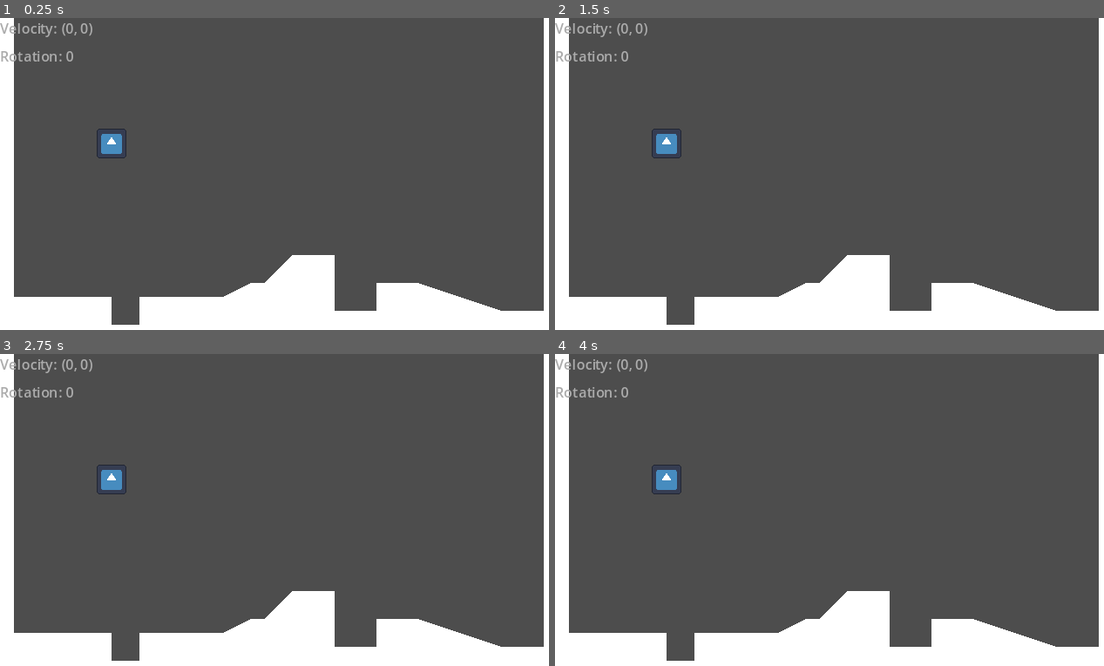
Above: before the commit, frames 1-4 (two rows, left to right).
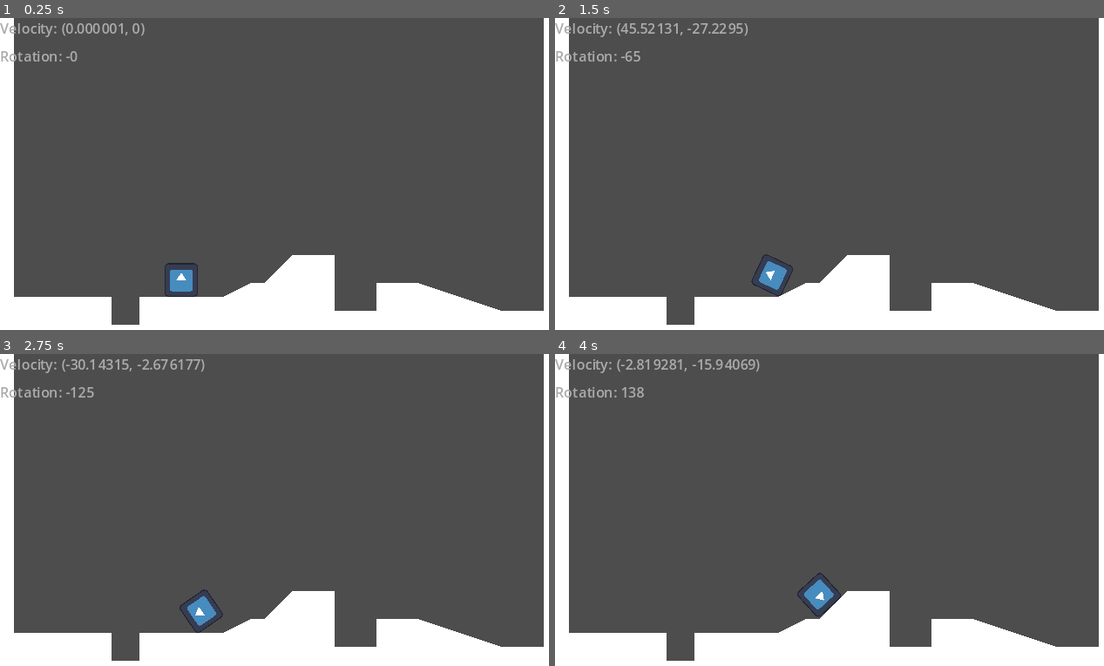
Above: after the commit, the same moments.

Repository: adachille/squaresy
Game: Godot game, scene res://scenes/game/world.tscn
Same seed, same stepped clock (60 frames per second), same inputs: the game is played once before the commit and once after it. The engine's default icon, where the game draws it, is replaced by a stand-in: a white triangle on a blue panel in a dark square.
Inputs:
- Up to frame 1 (0.25 s): no input
- Up to frame 2 (1.5 s): tap Enter (ui_accept) at 0.5, 0.6, 0.77, 1.07, 1.35 s; hold Right (ui_right) from 0.53 s (still down)
- Up to frame 3 (2.75 s): tap Enter (ui_accept) at 1.52, 1.82, 2.1 s; release Right (ui_right) at 2.03 s; hold Left (ui_left) from 2.03 s (still down)
- Up to frame 4 (4 s): release Left (ui_left) at 2.78 s; hold Right (ui_right) from 2.78 s (still down); tap Enter (ui_accept) at 2.85, 3.02, 3.32, 3.6, 3.77 s

The runs differ from the first frame. In frame 1, 0.9% of the frame differs, in the area x 12-37%, y 1-90%; in frame 2, 1.0%; in frame 3, 1.1%; in frame 4, 1.1%, in the area x 12-53%, y 1-85%.

Commit message:
Start working on rigid body movement

Diff:
--- a/scenes/_debug/info_layer.gd
+++ b/scenes/_debug/info_layer.gd
@@ -2,18 +2,18 @@
 
 @onready var player_velocity = $InfoBox/Velocity
 @onready var player_rotation = $InfoBox/Rotation
-@onready var player = $"../Player"
+#@onready var player = $"../Player"
+@onready var player = $"../RigidBodyPlayer"
 
-# Called when the node enters the scene tree for the first time.
 func _ready():
 	player_velocity.text = "Velocity: Not set."
 	player_rotation.text = "Rotation: Not set."
 	pass
 
 
-# Called every frame. 'delta' is the elapsed time since the previous frame.
-func _process(delta):
-	player_velocity.text = "Velocity: %s" % str(player.velocity)
+func _process(_delta):
+	#player_velocity.text = "Velocity: %s" % str(player.velocity)
+	player_velocity.text = "Velocity: %s" % str(player.linear_velocity)
 
 	var rotation_degrees = round(rad_to_deg(player.rotation))
 	player_rotation.text = "Rotation: %s" % str(rotation_degrees)
--- a/scenes/game/characters/player.tscn
+++ b/scenes/game/characters/player.tscn
@@ -1,12 +1,12 @@
 [gd_scene load_steps=3 format=3 uid="uid://c5v5y5g8xkh8h"]
 
-[ext_resource type="Script" path="res://scenes/player.gd" id="1_br6sg"]
+[ext_resource type="Script" path="res://scenes/game/characters/player.gd" id="1_fdqop"]
 [ext_resource type="Texture2D" uid="uid://185v2blpij81" path="res://assets/sprites/icon.svg" id="2_vfijs"]
 
 [node name="Player" type="CharacterBody2D"]
 position = Vector2(-8, -8)
 scale = Vector2(0.9, 0.9)
-script = ExtResource("1_br6sg")
+script = ExtResource("1_fdqop")
 jump_velocity = -200.0
 
 [node name="Sprite2D" type="Sprite2D" parent="."]
--- /dev/null
+++ b/scenes/game/characters/rigid_body_player.gd
@@ -0,0 +1,42 @@
+extends RigidBody2D
+
+@export var jump_strength = -300
+@export var rotation_rate = PI*2
+@export var torque_strength = 100.0
+@export var move_speed = 30
+
+@onready var collision_polygon_2d = $CollisionPolygon2D
+
+var on_floor : bool = false
+var in_air : bool = false
+
+func _physics_process(delta):
+	handle_jump()
+
+	var input_axis = Input.get_axis("ui_left", "ui_right")
+	handle_movement(input_axis, delta)
+
+func handle_jump() -> void:
+	if Input.is_action_just_pressed("ui_accept"):
+		if on_floor:
+			apply_impulse(Vector2(0, jump_strength))
+		#
+
+func handle_movement(input_axis: int, delta: float) -> void:
+	if input_axis:
+		apply_torque(input_axis * torque_strength * delta)
+		angular_velocity = rotation_rate * input_axis
+		linear_velocity.x = move_toward(linear_velocity.x, move_speed * input_axis, delta)
+
+func _integrate_forces(state: PhysicsDirectBodyState2D) -> void:
+	var num_contacts = state.get_contact_count()
+	in_air = num_contacts > 0
+
+	on_floor = false
+	for i in range(num_contacts):
+		var normal := state.get_contact_local_normal(i)
+		if normal.dot(Vector2.UP) > 0.99: # TODO: dial this in
+			on_floor = true
+			#  1.0 would be perfectly straight up
+			#  0.0 is a wall
+			# -1.0 is a ceiling
--- /dev/null
+++ b/scenes/game/characters/rigid_body_player.tscn
@@ -0,0 +1,17 @@
+[gd_scene load_steps=3 format=3 uid="uid://dbympgstl3f6b"]
+
+[ext_resource type="Texture2D" uid="uid://185v2blpij81" path="res://assets/sprites/icon.svg" id="1_cke8a"]
+[ext_resource type="Script" path="res://scenes/game/characters/rigid_body_player.gd" id="1_mle4s"]
+
+[node name="RigidBodyPlayer" type="RigidBody2D"]
+max_contacts_reported = 5
+contact_monitor = true
+script = ExtResource("1_mle4s")
+
+[node name="CollisionPolygon2D" type="CollisionPolygon2D" parent="."]
+rotation = -0.00431393
+polygon = PackedVector2Array(-9.96635, -7.82084, -7.73457, -10.0335, 7.82084, -9.96635, 10.0335, -7.73457, 9.96636, 7.82084, 7.73457, 10.0335, -7.82084, 9.96636, -10.0335, 7.73457)
+
+[node name="Sprite2D" type="Sprite2D" parent="."]
+scale = Vector2(0.15, 0.15)
+texture = ExtResource("1_cke8a")
--- a/scenes/game/world.tscn
+++ b/scenes/game/world.tscn
@@ -1,14 +1,19 @@
-[gd_scene load_steps=4 format=3 uid="uid://bce5w0a7lc2mx"]
+[gd_scene load_steps=5 format=3 uid="uid://bce5w0a7lc2mx"]
 
 [ext_resource type="PackedScene" uid="uid://bwn0tcwvj8mv" path="res://scenes/_debug/test_zone.tscn" id="1_3dvx2"]
 [ext_resource type="PackedScene" uid="uid://c5v5y5g8xkh8h" path="res://scenes/game/characters/player.tscn" id="2_l1gax"]
 [ext_resource type="PackedScene" uid="uid://7u6ppy80hm4q" path="res://scenes/_debug/info_layer.tscn" id="3_b103s"]
+[ext_resource type="PackedScene" uid="uid://dbympgstl3f6b" path="res://scenes/game/characters/rigid_body_player.tscn" id="4_gtxar"]
 
 [node name="World" type="Node2D"]
 
 [node name="TestZone" parent="." instance=ExtResource("1_3dvx2")]
 
 [node name="Player" parent="." instance=ExtResource("2_l1gax")]
+visible = false
 position = Vector2(64, 72)
 
 [node name="InfoLayer" parent="." instance=ExtResource("3_b103s")]
+
+[node name="RigidBodyPlayer" parent="." instance=ExtResource("4_gtxar")]
+position = Vector2(104, 144)
